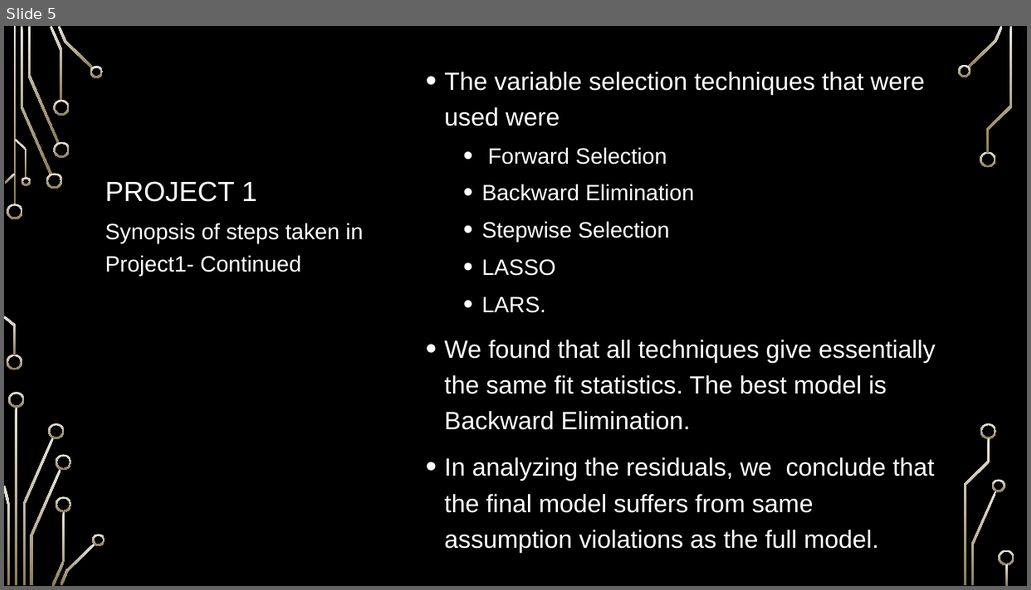
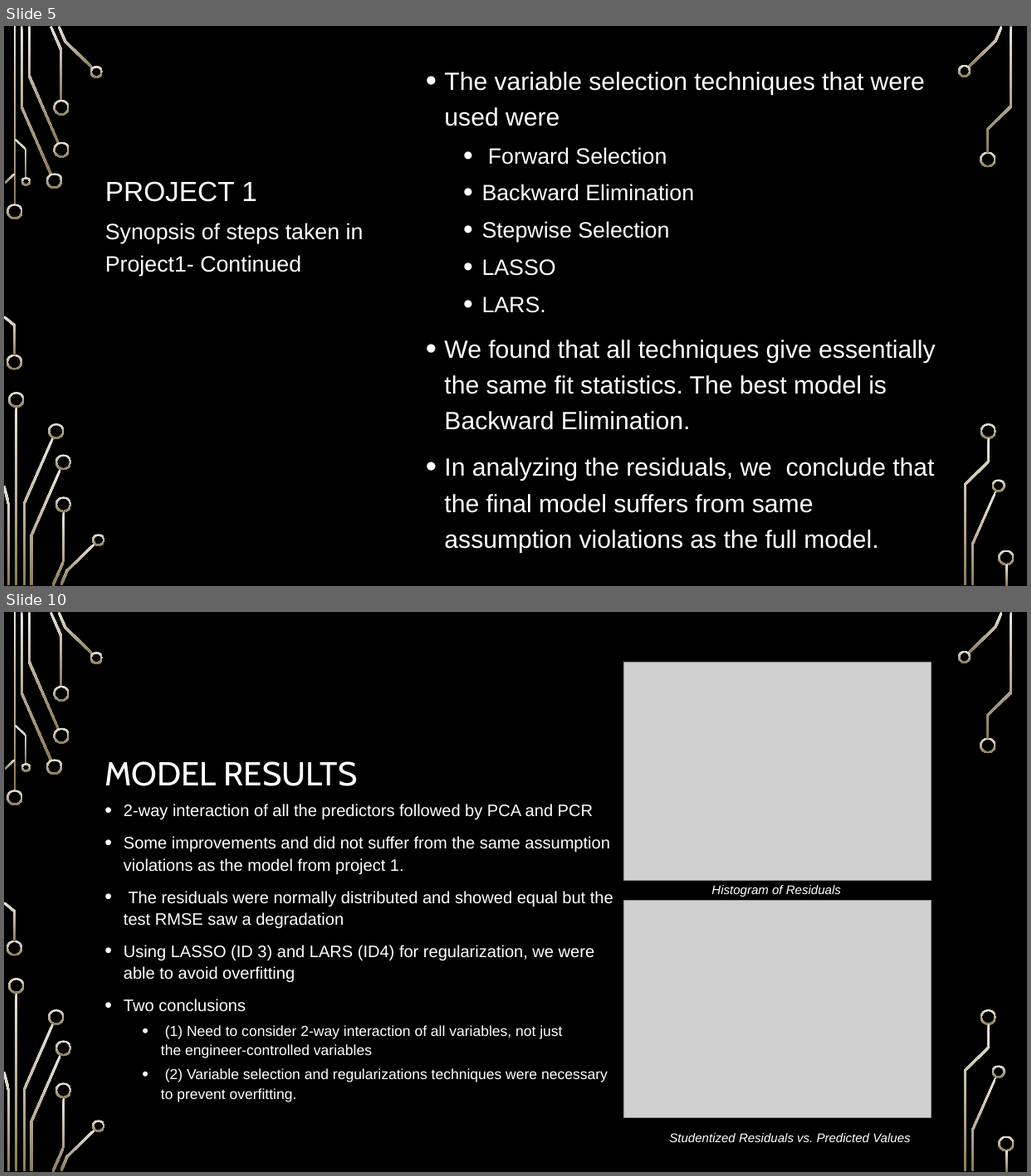
Before and after one commit to ngupta23/PredictingPerformanceIntegratedCircuits, a slide deck: Presentation/MSDS6372_Project2_Presentation.pptx. Shown one above the other, each under a label of ours: slide 5 before the commit, slides 5 and 10 after it; the slides between them are not shown. The pictures are 1031x590 and 1031x1176 pixels, drawn with LibreOffice and Linux fonts; fonts in the diff are those of the drawing; grey boxes stand for pictures; background and template pictures are left out. Boxes give left, top, right and bottom in pixels: in the first picture for what was removed or moved away, otherwise in the second. Text is boxed around its words. In the diff, an @@ line names an element or a change of style, - is before the commit and + after.

Commit message:
Update MSDS6372_Project2_Presentation.pptx
presntation update

```diff
--- a/Presentation/MSDS6372_Project2_Presentation.pptx
+++ b/Presentation/MSDS6372_Project2_Presentation.pptx
@@ slide 10 added at (4, 612, 1027, 1172), background picture (left out); not listed: 36 template elements that a slide beside it also shows @@
@@ picture added at (623, 662, 930, 881) @@
@@ title added at (104, 761, 358, 786), 47.9 pt, text #FFFFFF @@
+MODEL RESULTS
@@ text added at (124, 804, 613, 1102), 23.9 pt, text #FFFFFF @@
+• 2-way interaction of all the predictors followed by PCA and PCR
+• Some improvements and did not suffer from the same assumption violations as the model from project 1.
+• The residuals were normally distributed and showed equal but the test RMSE saw a degradation
+• Using LASSO (ID 3) and LARS (ID4) for regularization, we were able to avoid overfitting
+• Two conclusions
+  • (1) Need to consider 2-way interaction of all variables, not just the engineer-controlled variables
+  • (2) Variable selection and regularizations techniques were necessary to prevent overfitting.
@@ text added at (711, 885, 841, 897), 18 pt, text #FFFFFF, italic @@
+Histogram of Residuals
@@ picture added at (623, 900, 930, 1118) @@
@@ text added at (669, 1133, 910, 1142), 18 pt, text #FFFFFF, italic @@
+Studentized Residuals vs. Predicted Values
```
Also in this commit, not shown: 2 slides changed, 9 other slides added, 1 slide removed.
